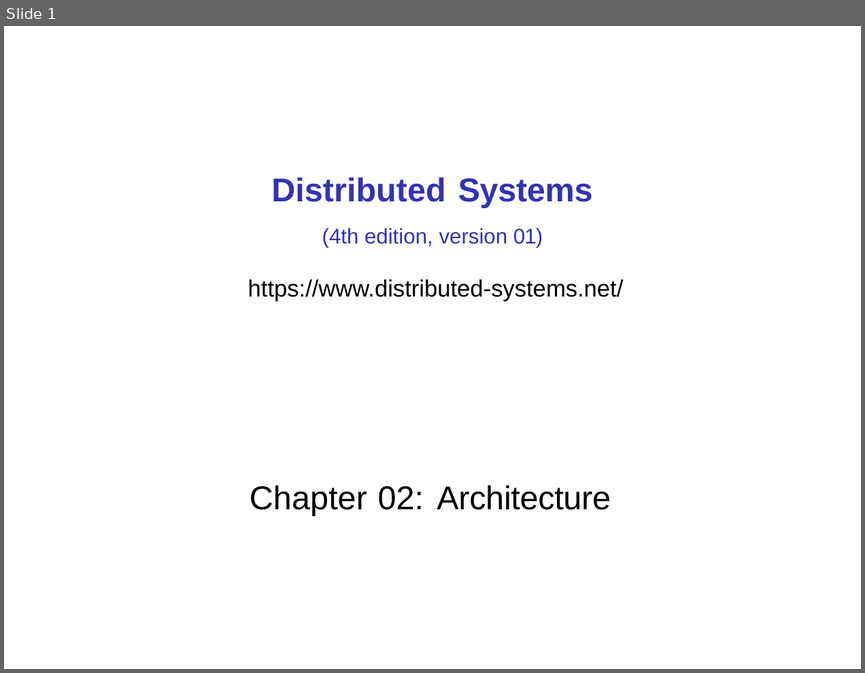
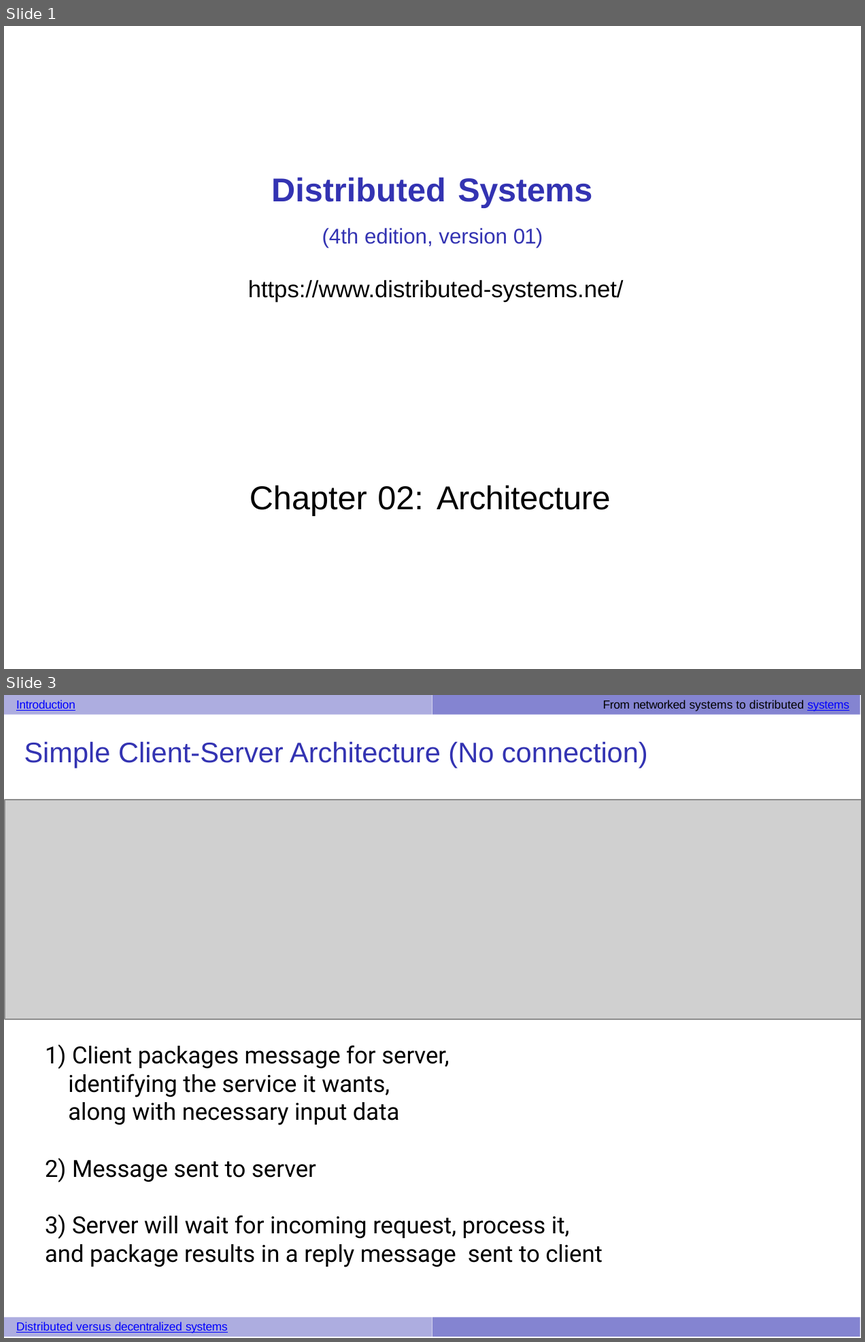
Before and after one commit to UVADS/distributed_computing, a slide deck: 03_dataframes_and_spark_sql/system_architecture_house_search_engine.pptx. Shown one above the other, each under a label of ours: slide 1 before the commit, slides 1 and 3 after it; the slides between them are not shown. The pictures are 865x673 and 865x1342 pixels, drawn with LibreOffice and Linux fonts; fonts in the diff are those of the drawing; grey boxes stand for pictures. Boxes give left, top, right and bottom in pixels: in the first picture for what was removed or moved away, otherwise in the second. Text is boxed around its words. In the diff, an @@ line names an element or a change of style, - is before the commit and + after.

```diff
--- a/03_dataframes_and_spark_sql/system_architecture_house_search_engine.pptx
+++ b/03_dataframes_and_spark_sql/system_architecture_house_search_engine.pptx
@@ slide 3 added at (4,695,861,1338), background #FFFFFF @@
@@ freeform shape added at (4,695,432,715), fill #ADADE0 @@
@@ text added at (16,700,849,711), 5 pt, text #000000 @@
+Introduction From networked systems to distributed systems
@@ freeform shape added at (432,695,861,715), fill #8484D1 @@
@@ title added at (24,742,648,767), 12 pt, text #3333B2 @@
+Simple Client-Server Architecture (No connection)
@@ picture added at (4,800,861,1020) @@
@@ text added at (45,1045,602,1268), 10 pt, text #000000 @@
+1) Client packages message for server,
+identifying the service it wants,
+along with necessary input data
+2) Message sent to server
+3) Server will wait for incoming request, process it,
+and package results in a reply message sent to client
@@ freeform shape added at (4,1317,432,1338), fill #ADADE0 @@
@@ text added at (16,1322,228,1334), 5 pt, text #0000FF, underline @@
+Distributed versus decentralized systems
@@ freeform shape added at (432,1317,861,1338), fill #8484D1 @@
```
Also in this commit, not shown: 1 slide changed, 3 other slides added, 2 other files.
